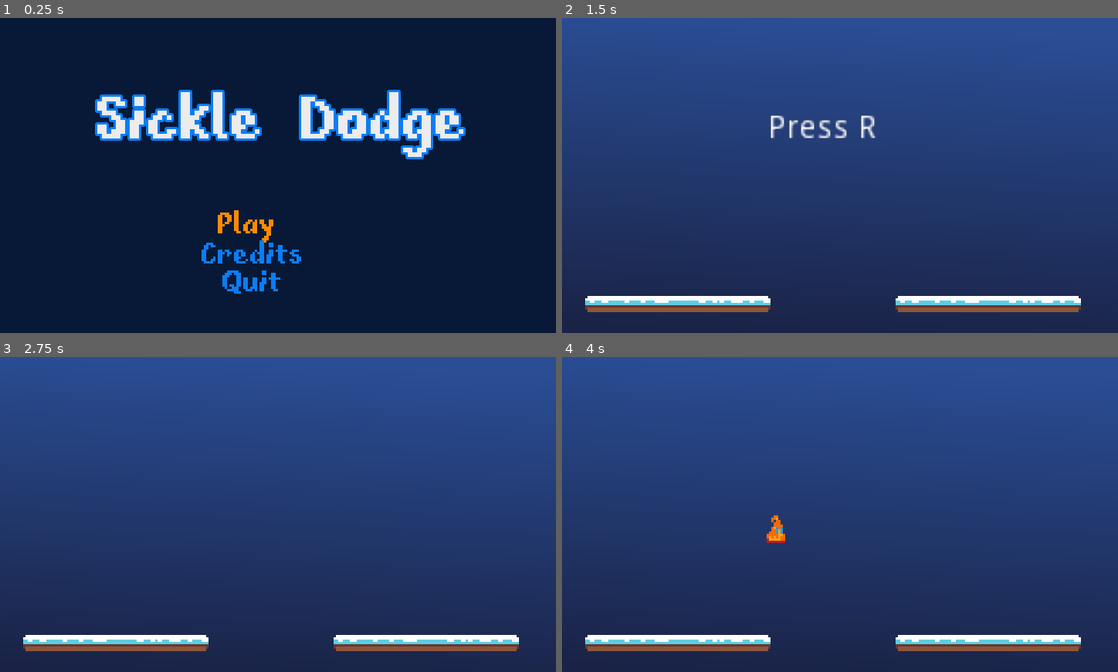
Above: before the commit, frames 1-4 (two rows, left to right).
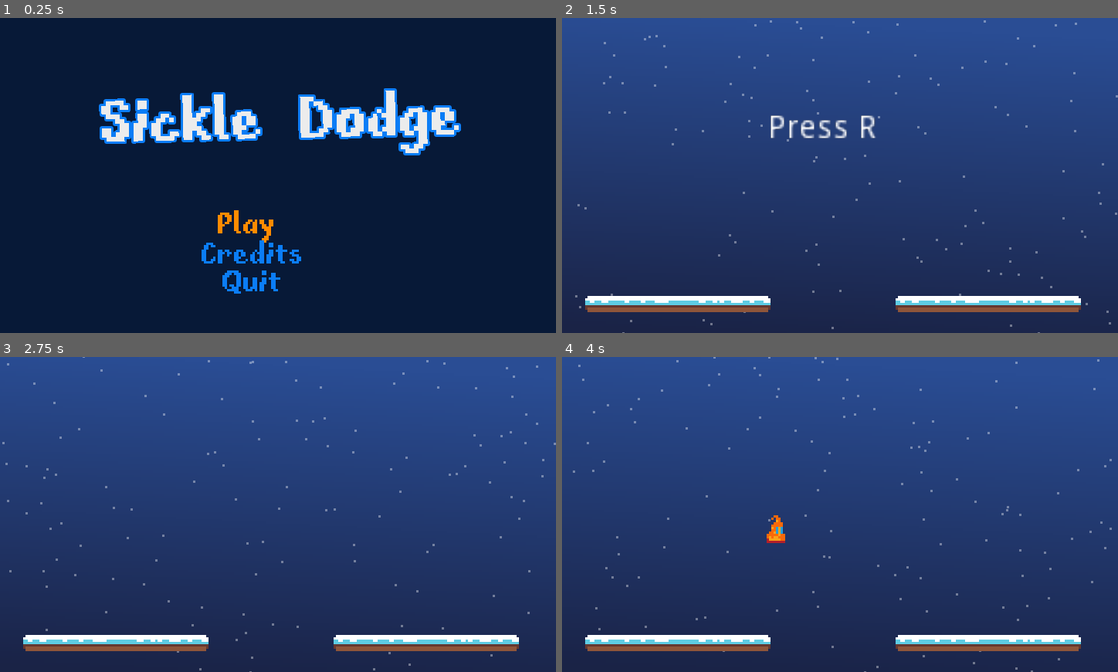
Above: after the commit, the same moments.

Repository: sugarvoid/winter-break-jam
Game: Godot game, scene res://game/menu/title_menu.tscn
Two runs of this game, one before a commit and one after it. Both use one fixed random seed, a clock stepped at 60 frames per second and the inputs below. Sound files missing from this copy of the repository are replaced by a short silence.
Inputs:
- Up to frame 1 (0.25 s): no input
- Up to frame 2 (1.5 s): tap Enter (ui_accept) at 0.5 s; hold D (move_right) from 0.53 s (still down); tap Space (dash) at 0.6, 1.35 s; tap W (jump) at 0.77 s
- Up to frame 3 (2.75 s): tap W (jump) at 1.52 s; tap R (restart) at 2 s; release D (move_right) at 2.03 s; hold A (move_left) from 2.03 s (still down); tap Space (dash) at 2.1 s
- Up to frame 4 (4 s): release A (move_left) at 2.78 s; hold D (move_right) from 2.78 s (still down); tap Space (dash) at 2.85, 3.6 s; tap W (jump) at 3.02, 3.77 s; tap R (restart) at 3.5 s

The runs differ from the first frame. In frame 1, 3.8% of the frame differs, in the area x 17-84%, y 22-45%; in frame 2, 0.4%; in frame 3, 0.4%; in frame 4, 0.4%.

Commit message:
Add title animation and fix game music restarting on player death

Diff:
--- a/game/danger_object/ice_sickle/ice_sickle.tscn
+++ b/game/danger_object/ice_sickle/ice_sickle.tscn
@@ -4,11 +4,11 @@
 [ext_resource path="res://game/danger_object/ice_sickle/ice_sickle.png" type="Texture" id=2]
 
 [sub_resource type="RectangleShape2D" id=3]
-extents = Vector2( 4, 1 )
+extents = Vector2( 6.5, 1.5 )
 
 [sub_resource type="AtlasTexture" id=4]
 atlas = ExtResource( 2 )
-region = Rect2( 0, 0, 8, 8 )
+region = Rect2( 0, 0, 16, 16 )
 
 [sub_resource type="SpriteFrames" id=2]
 animations = [ {
@@ -21,6 +21,7 @@
 [node name="IceSickle" instance=ExtResource( 1 )]
 
 [node name="Hitbox" parent="." index="0"]
+position = Vector2( -1.5, -0.5 )
 shape = SubResource( 3 )
 
 [node name="AnimatedSprite" parent="." index="1"]
--- a/game/game.gd
+++ b/game/game.gd
@@ -16,11 +16,11 @@
 var seconds_in: int
 
 func _ready():
+	$BackgroundMusic.play()
 	self._connection_child_signals()
 	self._set_up_new_game()
 
 func _set_up_new_game() -> void:
-	$BackgroundMusic.play()
 	_hide_overlay_items()
 	self.is_game_over = false
 	self._spawn_player()
@@ -39,7 +39,11 @@
 func _input(event):
 	if self.is_game_over:
 		if event.is_action_released("restart"):
+			self._restart_game()
 			get_tree().change_scene("res://game/game.tscn")
+
+func _restart_game() -> void:
+	pass
 
 func _start_level() -> void:
 	if !is_game_over: # Prevents chrashing if player jumps of level before game startss
@@ -78,6 +82,7 @@
 func _end_game():
 	# Play gameover sound
 	self._remove_hazards()
+	self.player.global_position = $OffScreenPos.global_position
 	$OverLay/LblRestart.visible = true
 	print('gameover')
 
--- a/game/game.tscn
+++ b/game/game.tscn
@@ -8,6 +8,7 @@
 [ext_resource path="res://game/manager/hazard_manager/hazard_manager.tscn" type="PackedScene" id=6]
 [ext_resource path="res://game/effect_container.gd" type="Script" id=7]
 [ext_resource path="res://game/level/TEMP_background.png" type="Texture" id=8]
+[ext_resource path="res://game/level/snow_effect.tscn" type="PackedScene" id=9]
 
 [node name="Game" type="Node2D"]
 script = ExtResource( 3 )
@@ -15,6 +16,8 @@
 [node name="TempBackground" type="Sprite" parent="."]
 texture = ExtResource( 8 )
 centered = false
+
+[node name="SnowEffect" parent="." instance=ExtResource( 9 )]
 
 [node name="StaticPlatformLeft" parent="." instance=ExtResource( 1 )]
 position = Vector2( 50, 124 )
--- /dev/null
+++ b/game/level/snow_effect.tscn
@@ -0,0 +1,29 @@
+[gd_scene load_steps=4 format=2]
+
+[sub_resource type="Curve" id=1]
+min_value = -40.0
+max_value = 40.0
+_data = [ Vector2( 0, 1 ), 0.0, 0.0, 0, 0, Vector2( 0.185185, 15.9091 ), -97.0267, -97.0267, 0, 0, Vector2( 0.208333, -16.8182 ), 0.0, 0.0, 0, 0, Vector2( 0.393519, 15.9091 ), 0.0, 0.0, 0, 0, Vector2( 0.458333, -20.4545 ), -169.658, -169.658, 0, 0, Vector2( 0.634259, 16.6364 ), 144.0, 144.0, 0, 0, Vector2( 0.712963, -17.5455 ), 0.0, 0.0, 0, 0, Vector2( 0.976852, 18.8182 ), 0.0, 0.0, 0, 0, Vector2( 1, -13.1818 ), -151.049, 0.0, 0, 0 ]
+
+[sub_resource type="CurveTexture" id=2]
+curve = SubResource( 1 )
+
+[sub_resource type="ParticlesMaterial" id=3]
+emission_shape = 2
+emission_box_extents = Vector3( 120, 1, 1 )
+flag_disable_z = true
+gravity = Vector3( 0, 20, 0 )
+orbit_velocity = 0.0
+orbit_velocity_random = 0.0
+tangential_accel_curve = SubResource( 2 )
+
+[node name="SnowEffect" type="Node2D"]
+
+[node name="Particles2D" type="Particles2D" parent="."]
+self_modulate = Color( 1, 1, 1, 0.376471 )
+position = Vector2( 120, -33 )
+amount = 250
+lifetime = 4.5
+preprocess = 10.0
+randomness = 1.0
+process_material = SubResource( 3 )
--- a/game/menu/title_menu.gd
+++ b/game/menu/title_menu.gd
@@ -11,6 +11,7 @@
 
 func _ready():
 	_highlight_selected_option()
+	$AnimationPlayer.play("title_sway")
 	$AudioStreamPlayer.play(26.00)
 
 func _input(event):
--- a/game/menu/title_menu.tscn
+++ b/game/menu/title_menu.tscn
@@ -17,6 +17,8 @@
 
 [sub_resource type="Animation" id=3]
 resource_name = "title_sway"
+length = 2.0
+loop = true
 tracks/0/type = "value"
 tracks/0/path = NodePath("LblTitle:rect_scale")
 tracks/0/interp = 1
@@ -24,10 +26,22 @@
 tracks/0/imported = false
 tracks/0/enabled = true
 tracks/0/keys = {
-"times": PoolRealArray( 0, 0.5, 1 ),
+"times": PoolRealArray( 0, 1, 2 ),
 "transitions": PoolRealArray( 1, 1, 1 ),
 "update": 0,
-"values": [ Vector2( 1, 1 ), Vector2( 0.8, 0.8 ), Vector2( 1, 1 ) ]
+"values": [ Vector2( 1, 1 ), Vector2( 0.9, 0.9 ), Vector2( 1, 1 ) ]
+}
+tracks/1/type = "value"
+tracks/1/path = NodePath("LblTitle:rect_rotation")
+tracks/1/interp = 1
+tracks/1/loop_wrap = true
+tracks/1/imported = false
+tracks/1/enabled = true
+tracks/1/keys = {
+"times": PoolRealArray( 0.1, 0.7, 1.4, 1.9 ),
+"transitions": PoolRealArray( 1, 1, 1, 1 ),
+"update": 0,
+"values": [ 0.0, -5.0, 5.0, 0.0 ]
 }
 
 [node name="TitleMenu" type="Control"]
@@ -46,12 +60,17 @@
 [node name="LblTitle" type="Label" parent="."]
 anchor_left = 0.00833333
 anchor_top = 0.00735294
-anchor_right = 0.05
-anchor_bottom = 0.0808824
+anchor_right = 1.0
+anchor_bottom = 0.665
 margin_left = 38.0
 margin_top = 31.0
-margin_right = 188.0
-margin_bottom = 49.0
+margin_right = -40.0
+margin_bottom = -30.44
+grow_horizontal = 2
+grow_vertical = 2
+rect_rotation = -1.26762
+rect_scale = Vector2( 0.974789, 0.974789 )
+rect_pivot_offset = Vector2( 80, 14 )
 custom_colors/font_color = Color( 0.929412, 0.929412, 0.929412, 1 )
 custom_fonts/font = SubResource( 2 )
 text = "Sickle Dodge"
--- a/game/player/player.gd
+++ b/game/player/player.gd
@@ -102,7 +102,8 @@
 	animated_sprite.play("dying")
 
 
+
 func _animation_finished():
 	if animated_sprite.animation == "dying":
 		emit_signal("on_death")
-		self.queue_free()
+		####  self.queue_free()
--- a/game/player/player.tscn
+++ b/game/player/player.tscn
@@ -94,6 +94,7 @@
 [node name="AnimatedSprite" type="AnimatedSprite" parent="."]
 rotation = 6.28319
 frames = SubResource( 2 )
+frame = 5
 playing = true
 
 [node name="CollisionShape2D" type="CollisionShape2D" parent="."]
Binary file changed: game/danger_object/ice_sickle/ice_sickle.png
Not shown: 1 places in game/game.tscn that only renumber resources
